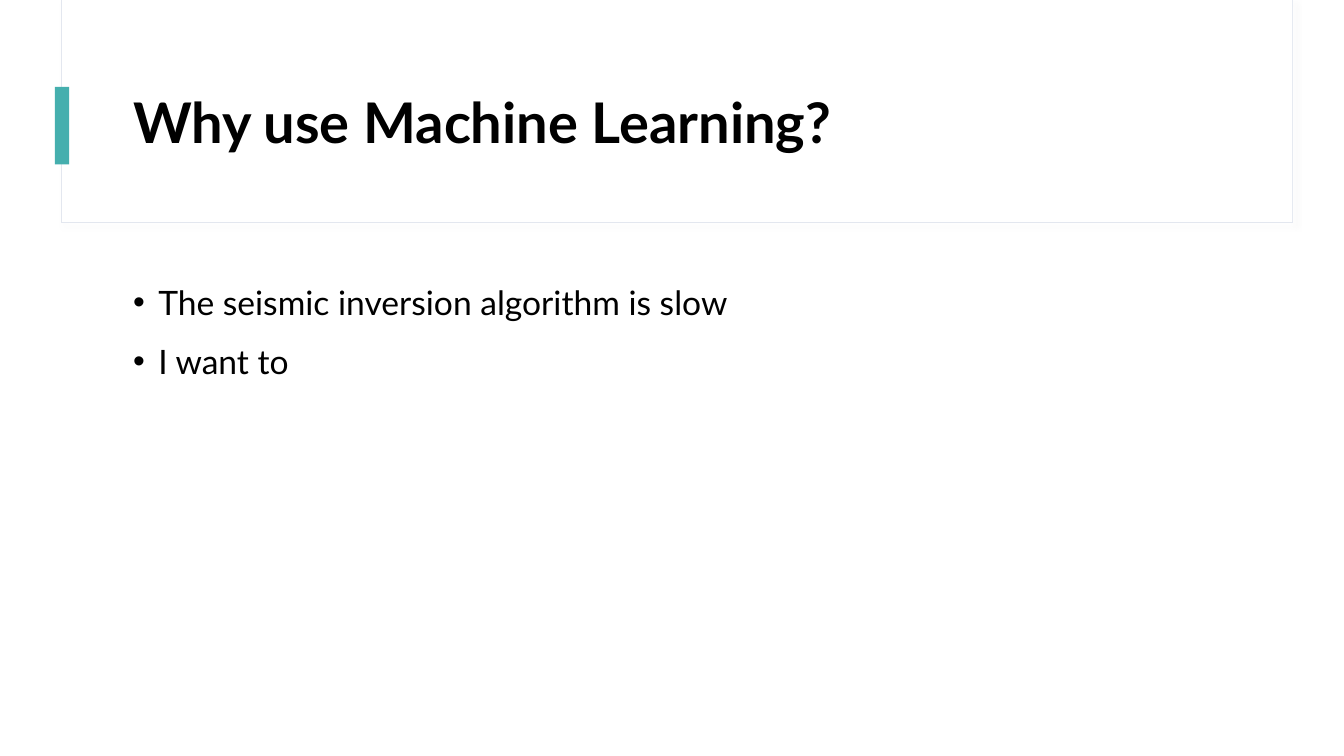
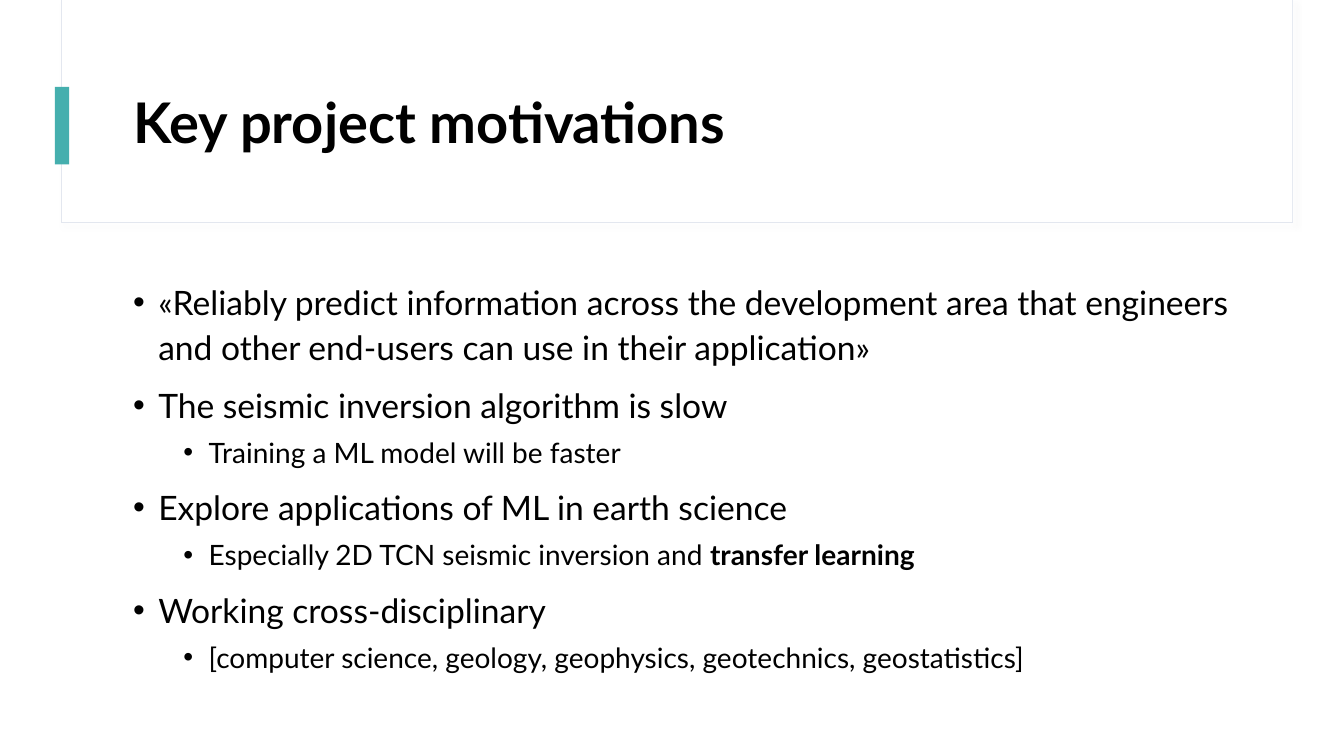
Before and after one commit to sjurmsc/MSC2023, a slide deck: slide 4 of Meeting Presentations/01.09.2022_Meeting.pptx (slide 3 before the commit). Drawn at 1344x756 pixels with LibreOffice and Linux fonts; fonts in the diff are those of the drawing. Boxes give left, top, right and bottom in pixels: in the first picture for what was removed or moved away, otherwise in the second. Text is boxed around its words. In the diff, an @@ line names an element or a change of style, - is before the commit and + after.

```diff
--- a/Meeting Presentations/01.09.2022_Meeting.pptx
+++ b/Meeting Presentations/01.09.2022_Meeting.pptx
@@ title at (133,101,725,153): text changed @@
-Why use Machine Learning?
+Key project motivations
@@ text at (158,290,1228,366): paragraph added @@
+• «Reliably predict information across the development area that engineers and other end-users can use in their application»
@@ text at (158,442,1024,673): text changed; size 24 to 20 pt @@
-• I want to
+  • Training a ML model will be faster
+• Explore applications of ML in earth science
+  • Especially 2D TCN seismic inversion and transfer learning
+• Working cross-disciplinary
+  • [computer science, geology, geophysics, geotechnics, geostatistics]
```
Also in this commit, not shown: 9 other slides changed, 4 slides added.
